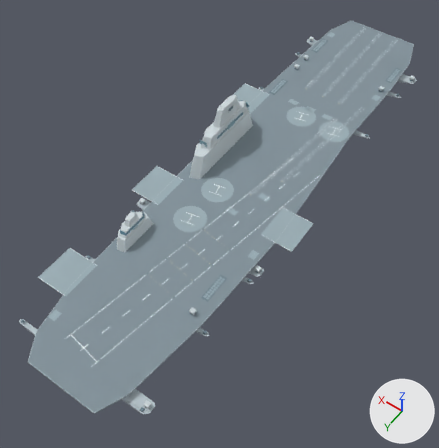
What one commit did to the OBJ model australis-2030/model/game-scale/ran_cvn_australis_2030.obj.
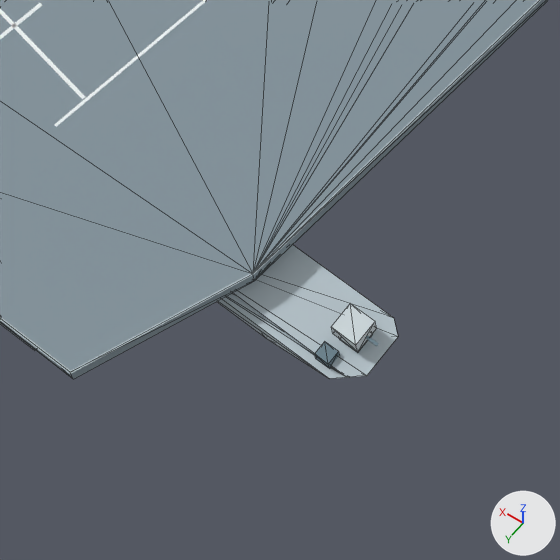
The first picture shows the older version from a camera (50 mm lens) standing at (-2.06, 3.5, 4.61) and looking at (0.04, 0.55, -0.02). The close-ups show the older and then the newer version on the part from 18% to 42% of the width and 77% to 100% of the height of that picture. Only the edits that show in the close-ups are written down. Lighting does not change. The marker at lower right points along +X, +Y and +Z. The close-ups show mesh edges as thin lines. Where no turn or scale is listed for an object, it has been applied to the vertices.

Objects in the first close-up: 'CIWS_Housing_3', 'CIWS_Shelf_3', 'DeckEdge_16', 'FacetedFlightDeck', 'SRBOC_Launcher_1', 'SRBOC_Shelf_1' and 6 more.
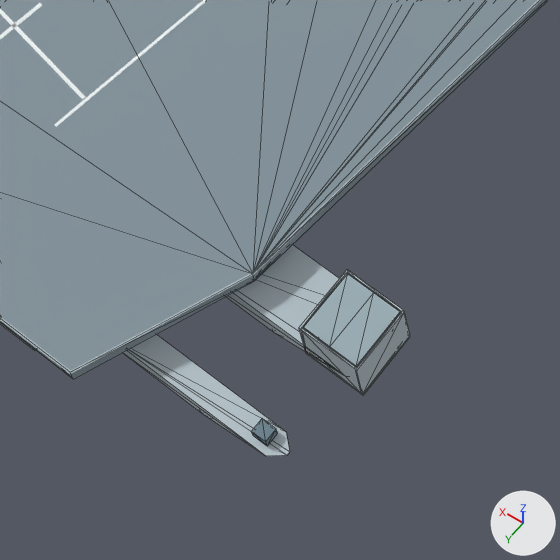
What differs and where, as boxes (x1, y1, x2, y2) in the close-ups (560 x 560 px):
'SRBOC_Shelf_1', moved: before (217, 294, 348, 379); after (123, 334, 290, 456)
'CIWS_Door_3_L', added: after (330, 293, 400, 366)
'CIWS_Door_3_R', added: after (304, 274, 374, 346)
'CIWS_WellSide_3_-1', added: after (355, 310, 410, 394)
'CIWS_WellEnd_3_-1', added: after (301, 328, 361, 393)
'SRBOC_Launcher_1', moved: before (315, 342, 340, 369); after (252, 418, 277, 446)
'CIWS_WellSide_3_1', added: after (299, 270, 349, 353)
'CIWS_WellEnd_3_1', added: after (348, 271, 403, 321)
'CIWS_WellFloor_3', added: after (306, 336, 410, 395)
'CIWS_Lift_3', added (mostly hidden): after (318, 321, 394, 368)

Edits to the bpy script that builds the scene:
```text
Change me_srboc_launcher_1:
    remove me_srboc_launcher_1.from_pydata(...)  # 8 vertices, 12 faces; spans x -0.6389..-0.6142, y 2.4516..2.4735, z 0.2535..0.271
    add me_srboc_launcher_1.from_pydata(...)  # 8 vertices, 12 faces; spans x -0.6389..-0.6142, y 2.5828..2.6046, z 0.2535..0.271
    me_srboc_launcher_1 part 1: the whole mesh is moved by (0.0, 0.1311, 0.0)
Change me_srboc_shelf_1:
    remove me_srboc_shelf_1.from_pydata(...)  # 12 vertices, 20 faces; spans x -0.667..-0.361, y 2.442..2.483, z 0.217..0.248
    add me_srboc_shelf_1.from_pydata(...)  # 12 vertices, 20 faces; spans x -0.667..-0.361, y 2.573..2.614, z 0.217..0.248
    me_srboc_shelf_1 part 2: the whole mesh is moved by (0.0, 0.131, 0.0)
Add me_ciws_door_3_r:
    me_ciws_door_3_r.from_pydata([(-0.6411, 2.4655, 0.3205), (-0.5945, 2.4655, 0.3205), (-0.5945, 2.4655, 0.3206), (-0.6411, 2.4655, 0.3206), (-0.6411, 2.3722, 0.3205), (-0.5945, 2.3722, 0.3205), (-0.5945, 2.3722, 0.3206), (-0.6411, 2.3722, 0.3206)], [], [(0, 3, 2), (0, 2, 1), (4, 5, 6), (4, 6, 7), (0, 1, 5), (0, 5, 4), (3, 7, 6), (3, 6, 2), (0, 4, 7), (0, 7, 3), (1, 2, 6), (1, 6, 5)])
    me_ciws_door_3_r.materials.append(mat_hatch)  # grey #9aadb4
Add me_ciws_door_3_l:
    me_ciws_door_3_l.from_pydata([(-0.6878, 2.4655, 0.3205), (-0.6411, 2.4655, 0.3205), (-0.6411, 2.4655, 0.3206), (-0.6878, 2.4655, 0.3206), (-0.6878, 2.3722, 0.3205), (-0.6411, 2.3722, 0.3205), (-0.6411, 2.3722, 0.3206), (-0.6878, 2.3722, 0.3206)], [], [(0, 3, 2), (0, 2, 1), (4, 5, 6), (4, 6, 7), (0, 1, 5), (0, 5, 4), (3, 7, 6), (3, 6, 2), (0, 4, 7), (0, 7, 3), (1, 2, 6), (1, 6, 5)])
    me_ciws_door_3_l.materials.append(mat_hatch)  # grey #9aadb4
Add ob_ciws_wellside_3_1:
    ob_ciws_wellside_3_1 = bpy.data.objects.new('CIWS_WellSide_3_1', me_ciws_wellside_3_1)  # a box spanning x -0.5931..-0.5901, y 2.3678..2.4698, z 0.2331..0.3206; in mat_hull (light grey #b6c3ca)
    ob_ciws_wellside_3_1.location = (0.0, 0.0, 0.0)
Add ob_ciws_wellside_3__1:
    ob_ciws_wellside_3__1 = bpy.data.objects.new('CIWS_WellSide_3_-1', me_ciws_wellside_3__1)  # a box spanning x -0.6921..-0.6892, y 2.3678..2.4698, z 0.2331..0.3206; in mat_hull (light grey #b6c3ca)
    ob_ciws_wellside_3__1.location = (0.0, 0.0, 0.0)
Add ob_ciws_wellfloor_3:
    ob_ciws_wellfloor_3 = bpy.data.objects.new('CIWS_WellFloor_3', me_ciws_wellfloor_3)  # a box spanning x -0.6921..-0.5901, y 2.3678..2.4698, z 0.228..0.2324; in mat_hull (light grey #b6c3ca)
    ob_ciws_wellfloor_3.location = (0.0, 0.0, 0.0)
Add ob_ciws_wellend_3_1:
    ob_ciws_wellend_3_1 = bpy.data.objects.new('CIWS_WellEnd_3_1', me_ciws_wellend_3_1)  # a box spanning x -0.6892..-0.5931, y 2.3678..2.3707, z 0.2331..0.3206; in mat_hull (light grey #b6c3ca)
    ob_ciws_wellend_3_1.location = (0.0, 0.0, 0.0)
Add ob_ciws_wellend_3__1:
    ob_ciws_wellend_3__1 = bpy.data.objects.new('CIWS_WellEnd_3_-1', me_ciws_wellend_3__1)  # a box spanning x -0.6892..-0.5931, y 2.4669..2.4698, z 0.2331..0.3206; in mat_hull (light grey #b6c3ca)
    ob_ciws_wellend_3__1.location = (0.0, 0.0, 0.0)
Add ob_ciws_lift_3:
    ob_ciws_lift_3 = bpy.data.objects.new('CIWS_Lift_3', me_ciws_lift_3)  # a box spanning x -0.6761..-0.6062, y 2.3766..2.4611, z 0.2725..0.2769; in mat_dark (greyish blue #6a818c)
    ob_ciws_lift_3.location = (0.0, 0.0, 0.0)
Add ob_ciws_door_3_r:
    ob_ciws_door_3_r = bpy.data.objects.new('CIWS_Door_3_R', me_ciws_door_3_r)
    ob_ciws_door_3_r.location = (0.0, 0.0, 0.0)
Add ob_ciws_door_3_l:
    ob_ciws_door_3_l = bpy.data.objects.new('CIWS_Door_3_L', me_ciws_door_3_l)
    ob_ciws_door_3_l.location = (0.0, 0.0, 0.0)
```
